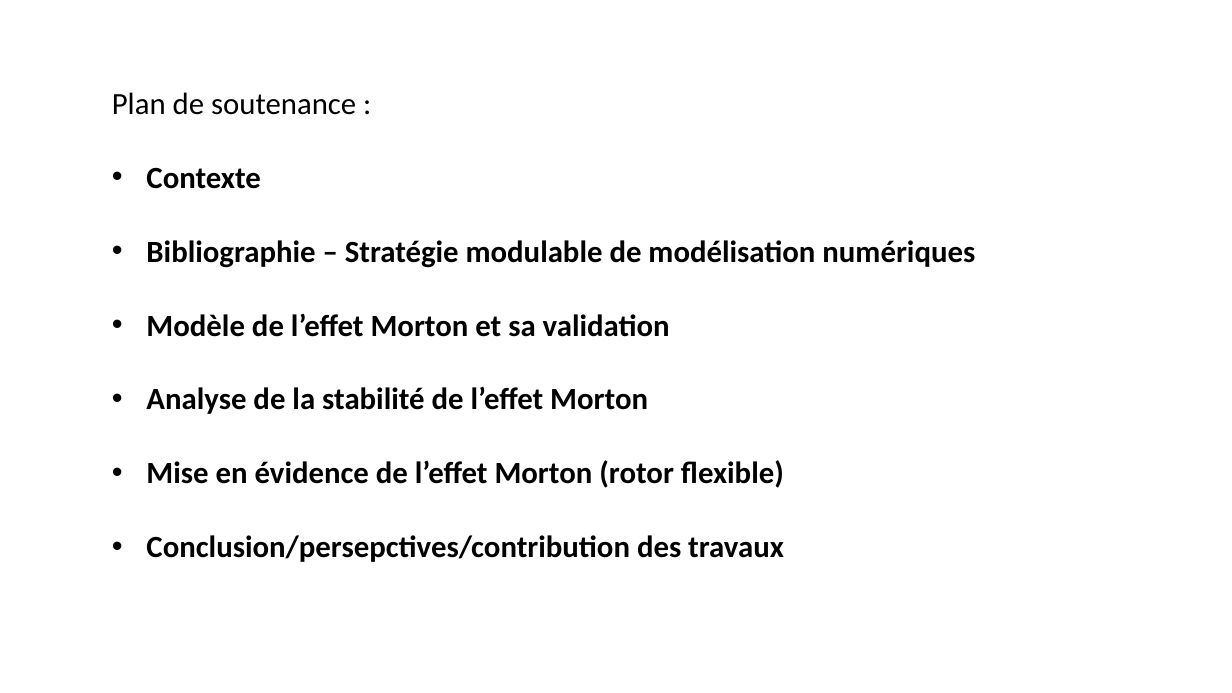
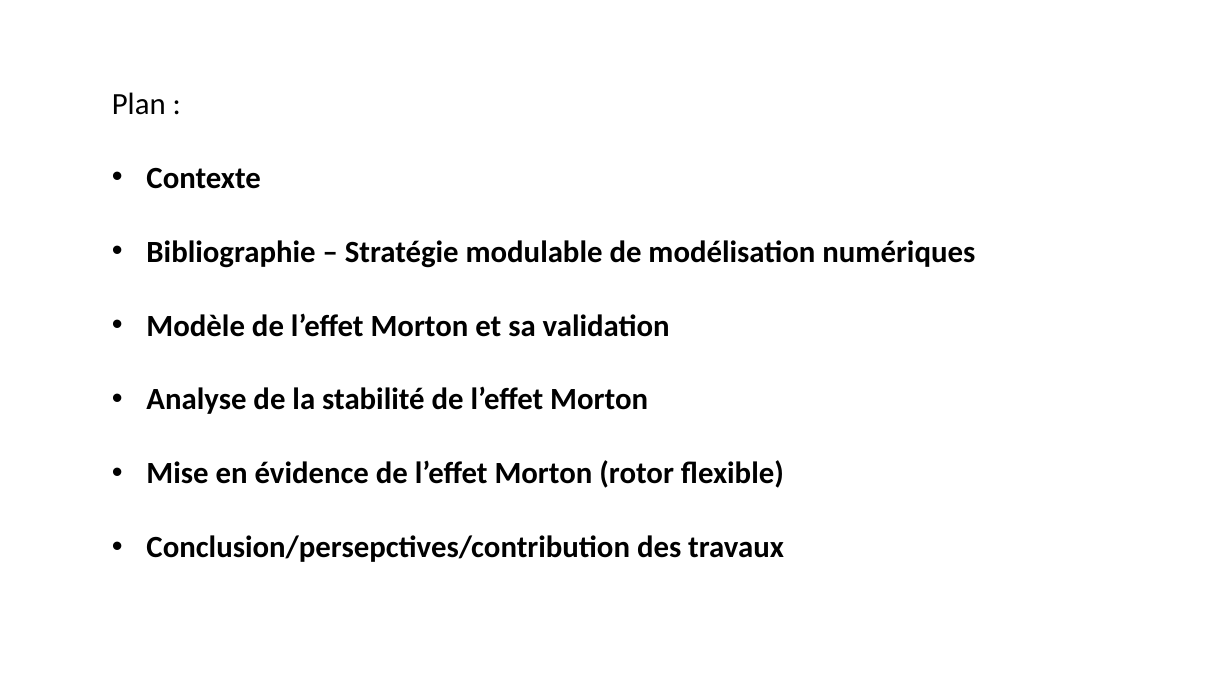
Before and after one commit to SilunZ/SoutenanceThese, a slide deck: slide 2 of Plan de soutenance These Morton Silun.pptx. Drawn at 1232x693 pixels with LibreOffice and Linux fonts; fonts in the diff are those of the drawing. Boxes give left, top, right and bottom in pixels: in the first picture for what was removed or moved away, otherwise in the second. Text is boxed around its words. In the diff, an @@ line names an element or a change of style, - is before the commit and + after.

Commit message:
slides de soutenance V0.1

```diff
--- a/Plan de soutenance These Morton Silun.pptx
+++ b/Plan de soutenance These Morton Silun.pptx
@@ text at (x1=112, y1=92, x2=166, y2=115): text changed @@
-Plan de soutenance :
+Plan :
```
Also in this commit, not shown: 1 other slide changed, 1 other file.
